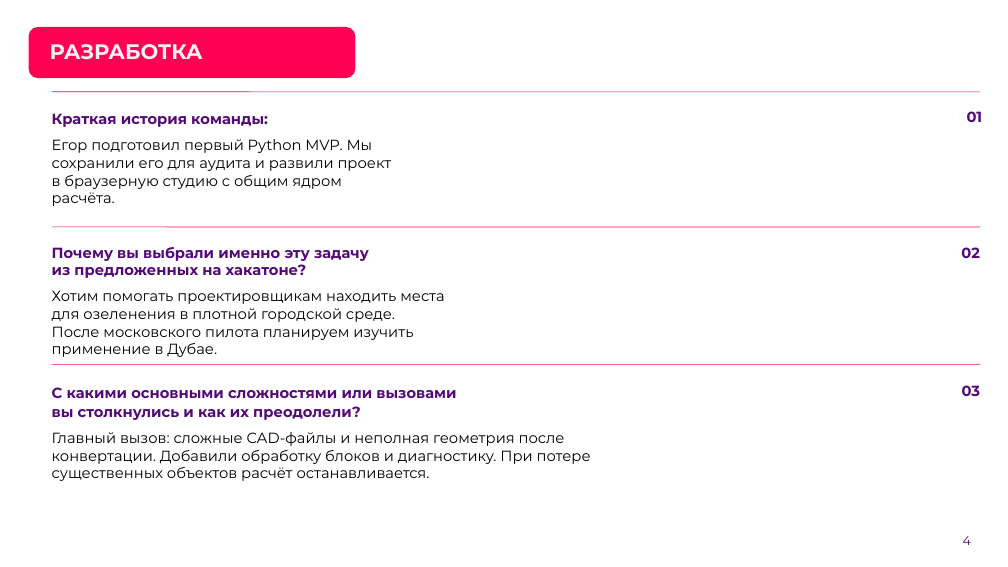
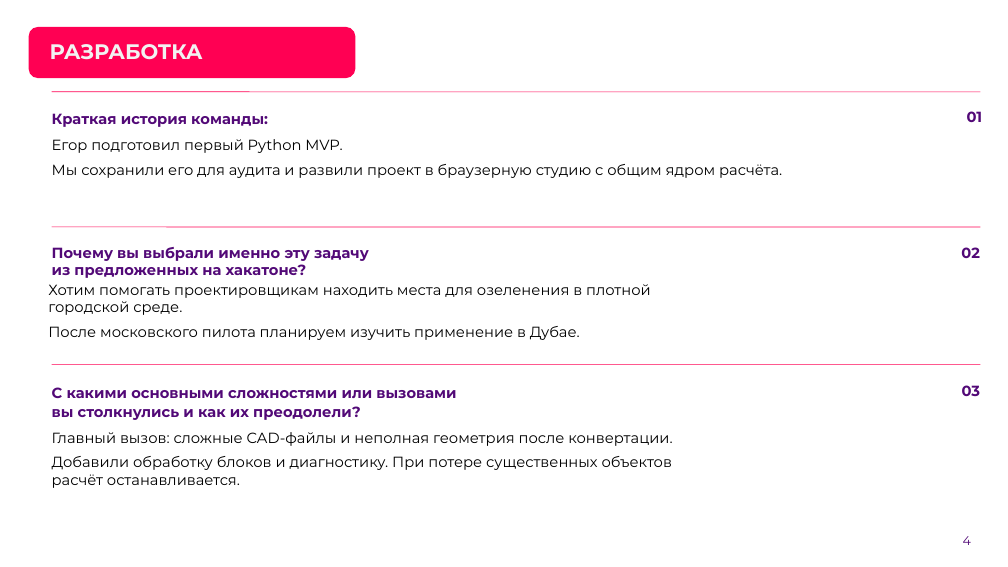
Before and after one commit to rustamnova/greenleaves, a slide deck: slide 4 of site/materials/greenleaves-lct2026.pptx. Drawn at 1008x567 pixels with LibreOffice and Linux fonts; fonts in the diff are those of the drawing; background and template pictures are left out. Boxes give left, top, right and bottom in pixels: in the first picture for what was removed or moved away, otherwise in the second. Text is boxed around its words. In the diff, an @@ line names an element or a change of style, - is before the commit and + after.

```diff
--- a/site/materials/greenleaves-lct2026.pptx
+++ b/site/materials/greenleaves-lct2026.pptx
@@ text at <box>52,139,782,178</box>: text changed @@
-Егор подготовил первый Python MVP. Мы сохранили его для аудита и развили проект в браузерную студию с общим ядром расчёта.
+Егор подготовил первый Python MVP.
+Мы сохранили его для аудита и развили проект в браузерную студию с общим ядром расчёта.
@@ text at <box>48,284,651,340</box>: text changed @@
-Хотим помогать проектировщикам находить места для озеленения в плотной городской среде. После московского пилота планируем изучить применение в Дубае.
+Хотим помогать проектировщикам находить места для озеленения в плотной городской среде.
+После московского пилота планируем изучить применение в Дубае.
@@ text at <box>52,432,672,488</box>: text changed @@
-Главный вызов: сложные CAD-файлы и неполная геометрия после конвертации. Добавили обработку блоков и диагностику. При потере существенных объектов расчёт останавливается.
+Главный вызов: сложные CAD-файлы и неполная геометрия после конвертации.
+Добавили обработку блоков и диагностику. При потере существенных объектов расчёт останавливается.
```
Also in this commit, not shown: 4 other slides changed, 7 slides removed, 8 other files.
